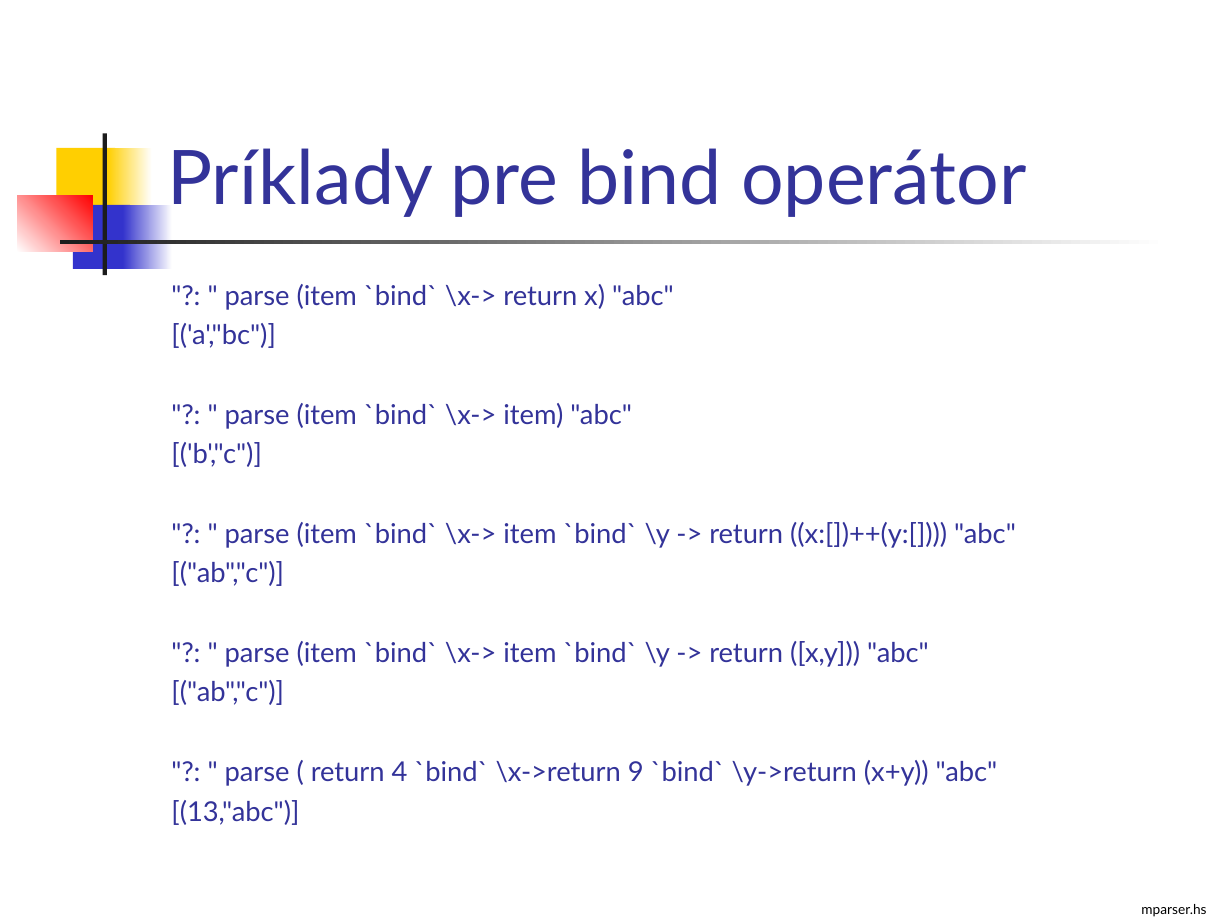
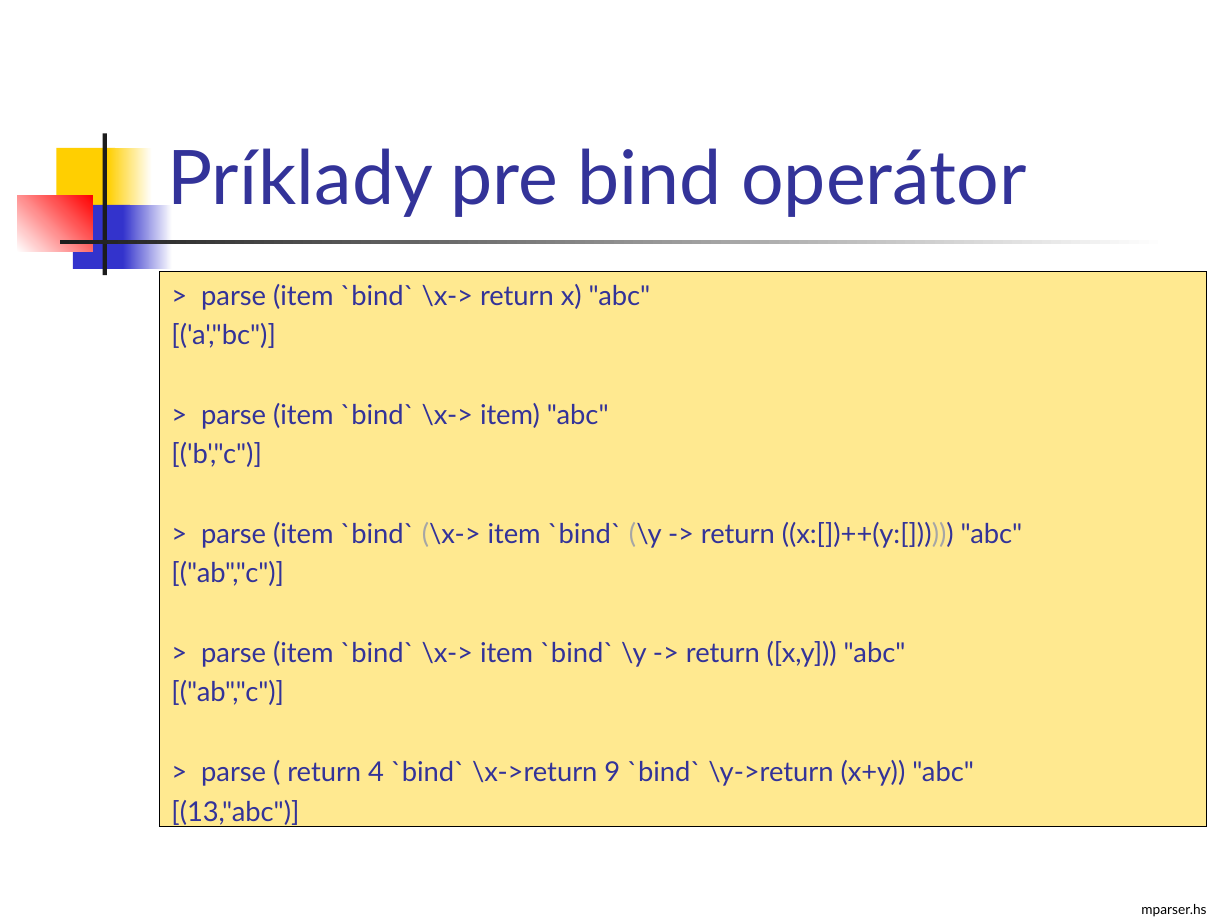
Before and after one commit to Funkcionalne/Prednasky, a slide deck: slide 7 of 10/10_fpro.ppt (slide 6 before the commit). Drawn at 1232x924 pixels with LibreOffice and Linux fonts; fonts in the diff are those of the drawing. Boxes give left, top, right and bottom in pixels: in the first picture for what was removed or moved away, otherwise in the second. Text is boxed around its words. In the diff, an @@ line names an element or a change of style, - is before the commit and + after.

```diff
--- a/10/10_fpro.ppt
+++ b/10/10_fpro.ppt
@@ rectangle "> parse (item `bind` \x-> ...": place and size @@
-rectangle "> parse (item `bind` \x-> ..." at box(171, 284, 1016, 825)
+rectangle "> parse (item `bind` \x-> ..." at box(159, 272, 1206, 827)
@@ rectangle "> parse (item `bind` \x-> ..." at box(159, 272, 1206, 827): fill none to #FFE990; outline none to #000000 0.74 pt @@
@@ text in rectangle at box(201, 284, 651, 310): text changed @@
-"?: " parse (item `bind` \x-> return x) "abc"
+> parse (item `bind` \x-> return x) "abc"
@@ text in rectangle at box(201, 403, 609, 429): text changed @@
-"?: " parse (item `bind` \x-> item) "abc"
+> parse (item `bind` \x-> item) "abc"
@@ text in rectangle at box(201, 522, 1023, 548): text changed @@
-"?: " parse (item `bind` \x-> item `bind` \y -> return ((x:[])++(y:[]))) "abc"
+> parse (item `bind` (\x-> item `bind` (\y -> return ((x:[])++(y:[]))))) "abc"
@@ text in rectangle at box(201, 641, 906, 667): text changed @@
-"?: " parse (item `bind` \x-> item `bind` \y -> return ([x,y])) "abc"
+> parse (item `bind` \x-> item `bind` \y -> return ([x,y])) "abc"
@@ text in rectangle at box(201, 760, 974, 786): text changed @@
-"?: " parse ( return 4 `bind` \x->return 9 `bind` \y->return (x+y)) "abc"
+> parse ( return 4 `bind` \x->return 9 `bind` \y->return (x+y)) "abc"
```
Also in this commit, not shown: 22 other slides changed, 2 slides added, 2 other files.
